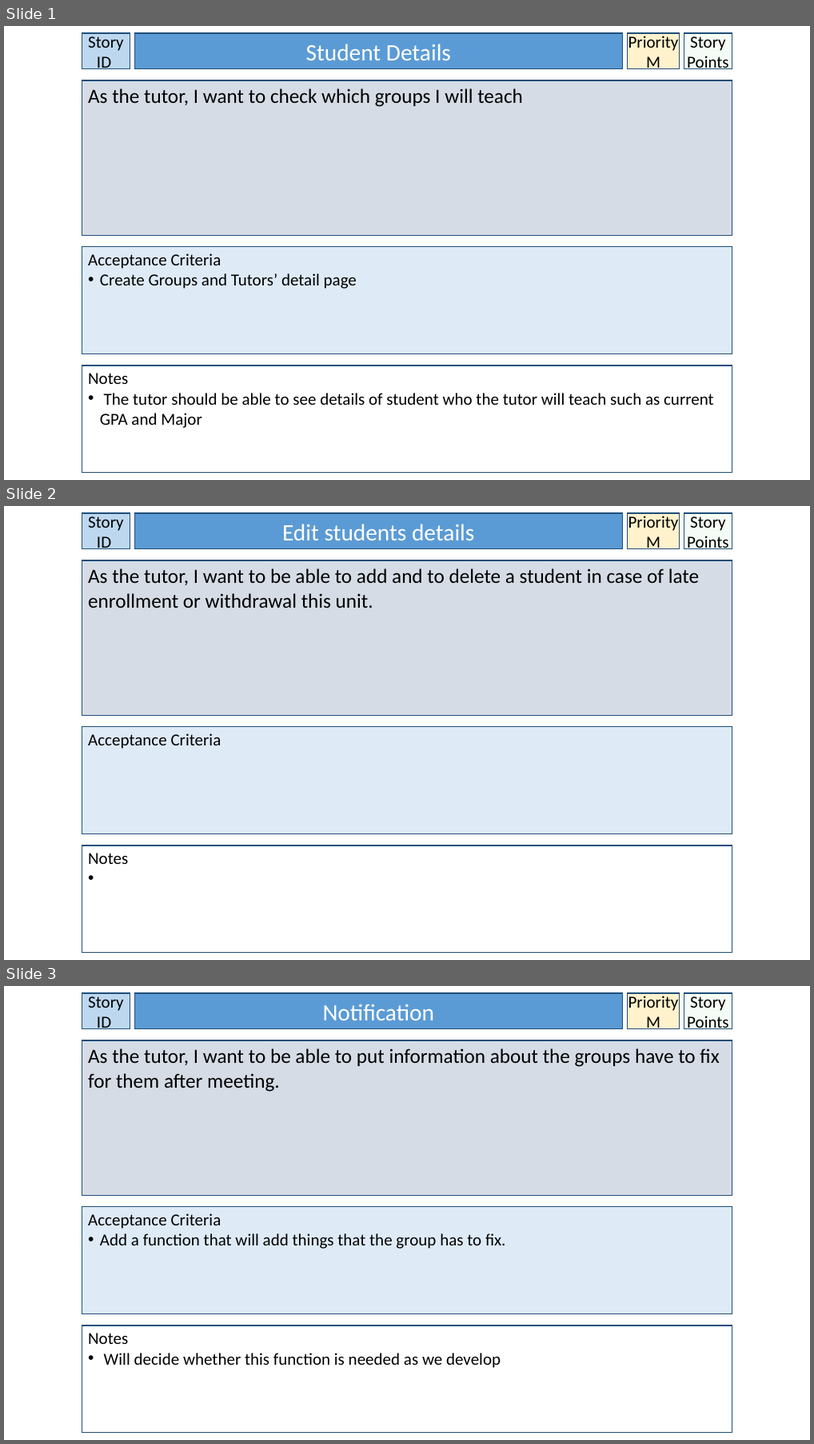
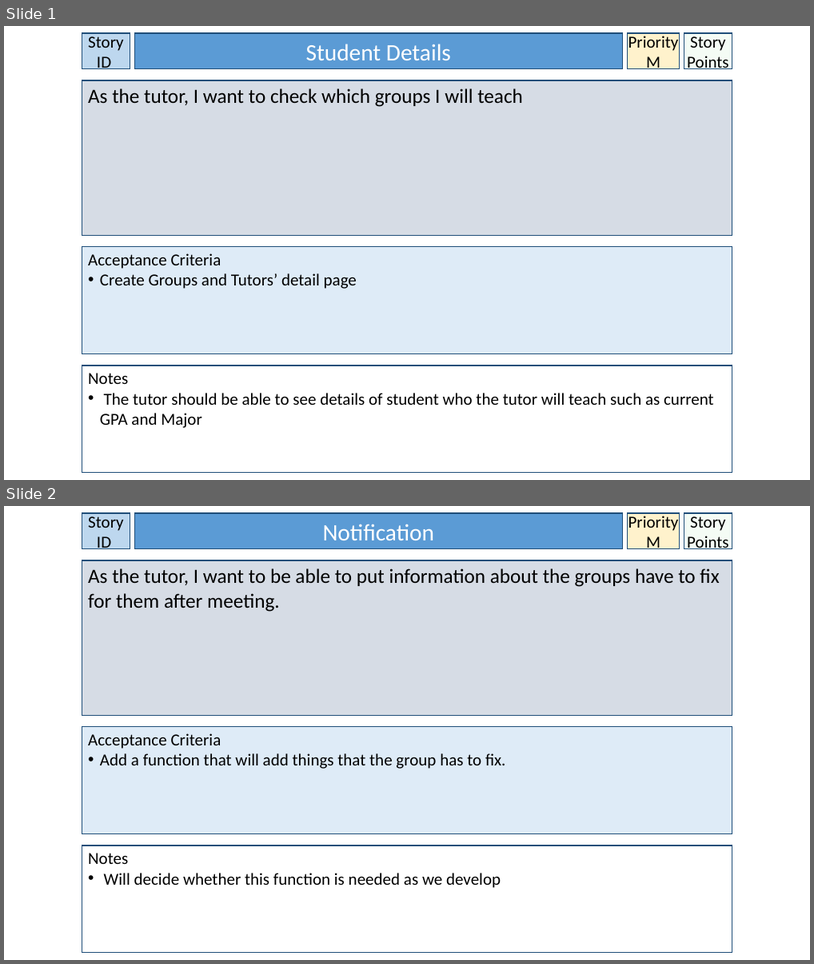
Before and after one commit to BrissyKim/group14, a slide deck: User_story/Seyoung User Stories.pptx. Shown one above the other, each under a label of ours: slides 1, 2 and 3 before the commit, slides 1 and 2 after it. The pictures are 814x1444 and 814x964 pixels, drawn with LibreOffice and Linux fonts; fonts in the diff are those of the drawing. Boxes give left, top, right and bottom in pixels: in the first picture for what was removed or moved away, otherwise in the second. Text is boxed around its words. In the diff, an @@ line names an element or a change of style, - is before the commit and + after.

```diff
--- a/User_story/Seyoung User Stories.pptx
+++ b/User_story/Seyoung User Stories.pptx
@@ slide 2 removed at [4, 506, 810, 960], background #FFFFFF @@
@@ rectangle removed at [82, 513, 130, 549] @@
-Story ID
@@ rectangle removed at [134, 513, 623, 549] @@
-Edit students details
@@ rectangle removed at [628, 513, 680, 549] @@
-Priority
-M
@@ rectangle removed at [685, 513, 732, 549] @@
-Story Points
@@ rectangle removed at [82, 560, 732, 716] @@
-As the tutor, I want to be able to add and to delete a student in case of late enrollment or withdrawal this unit.
@@ rectangle removed at [82, 727, 732, 834] @@
-Acceptance Criteria
@@ rectangle removed at [82, 845, 732, 952] @@
-Notes
@@ what was slide 3 is now slide 2 @@
```
Also in this commit, not shown: 2 other slides removed.
